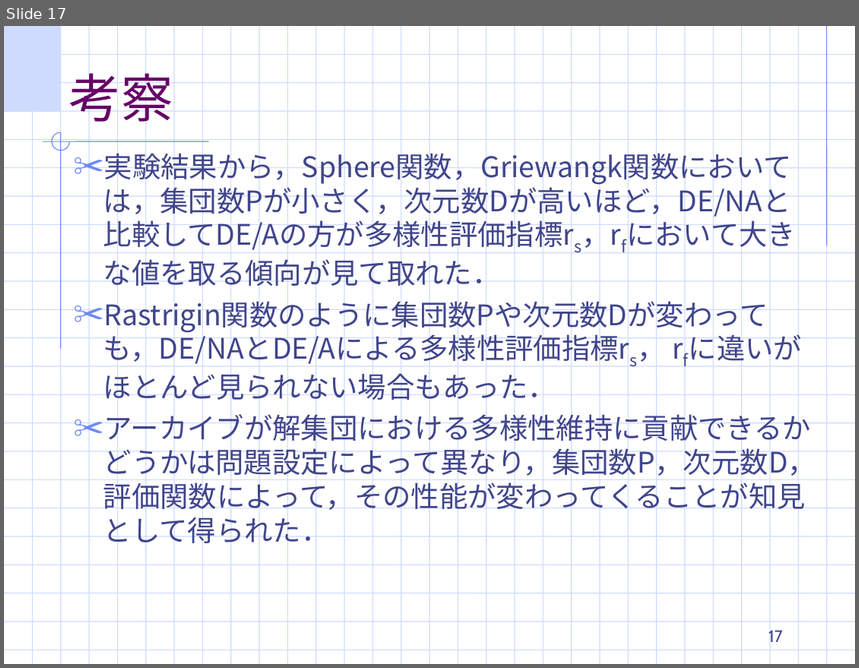
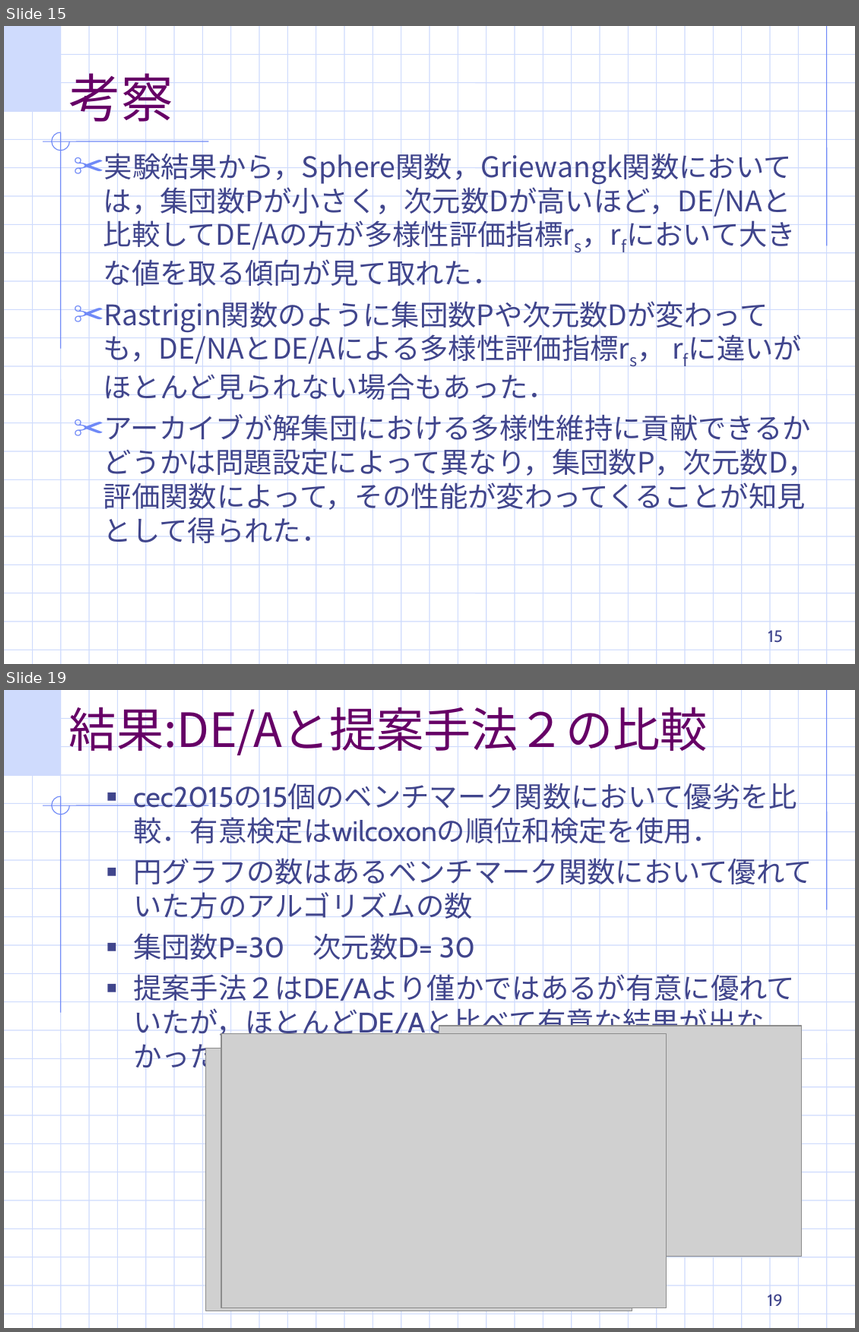
Before and after one commit to TakefumiYamamura/labolatry, a slide deck: 適応DE最終ゼミ発表.ppt. Shown one above the other, each under a label of ours: slide 17 before the commit, slides 15 and 19 after it; the slides between them are not shown. The pictures are 859x668 and 859x1332 pixels, drawn with LibreOffice and Linux fonts; fonts in the diff are those of the drawing; grey boxes stand for pictures; background and template pictures are left out. Boxes give left, top, right and bottom in pixels: in the first picture for what was removed or moved away, otherwise in the second. Text is boxed around its words. In the diff, an @@ line names an element or a change of style, - is before the commit and + after.

```diff
--- a/適応DE最終ゼミ発表.ppt
+++ b/適応DE最終ゼミ発表.ppt
@@ slide 19 added at [4,690,855,1328], background #FFFFFF; not listed: 56 template elements that a slide beside it also shows @@
@@ title added at [69,699,708,758], 40 pt, text #660066 @@
+結果:DE/Aと提案手法２の比較
@@ text added at [133,812,813,1040], 24 pt, text #40458C @@
+  ■ cec2015の15個のベンチマーク関数において優劣を比較．有意検定はwilcoxonの順位和検定を使用．
+  ■ 円グラフの数はあるベンチマーク関数において優れていた方のアルゴリズムの数
+  ■ 集団数P=30 次元数D= 30
+  ■ 提案手法２はDE/Aより僅かではあるが有意に優れていたが，ほとんどDE/Aと比べて有意な結果が出なかった．
@@ picture added at [439,1026,801,1257] @@
@@ picture added at [205,1049,633,1312] @@
@@ picture added at [221,1034,666,1309] @@
@@ page number added at [768,1294,783,1306], 14 pt, text #40458C @@
+19
@@ what was slide 17 is now slide 15 @@
@@ page number at [768,630,782,643]: text changed @@
-17
+15
```
Also in this commit, not shown: 16 slides changed, 3 other slides added, 2 slides removed.
